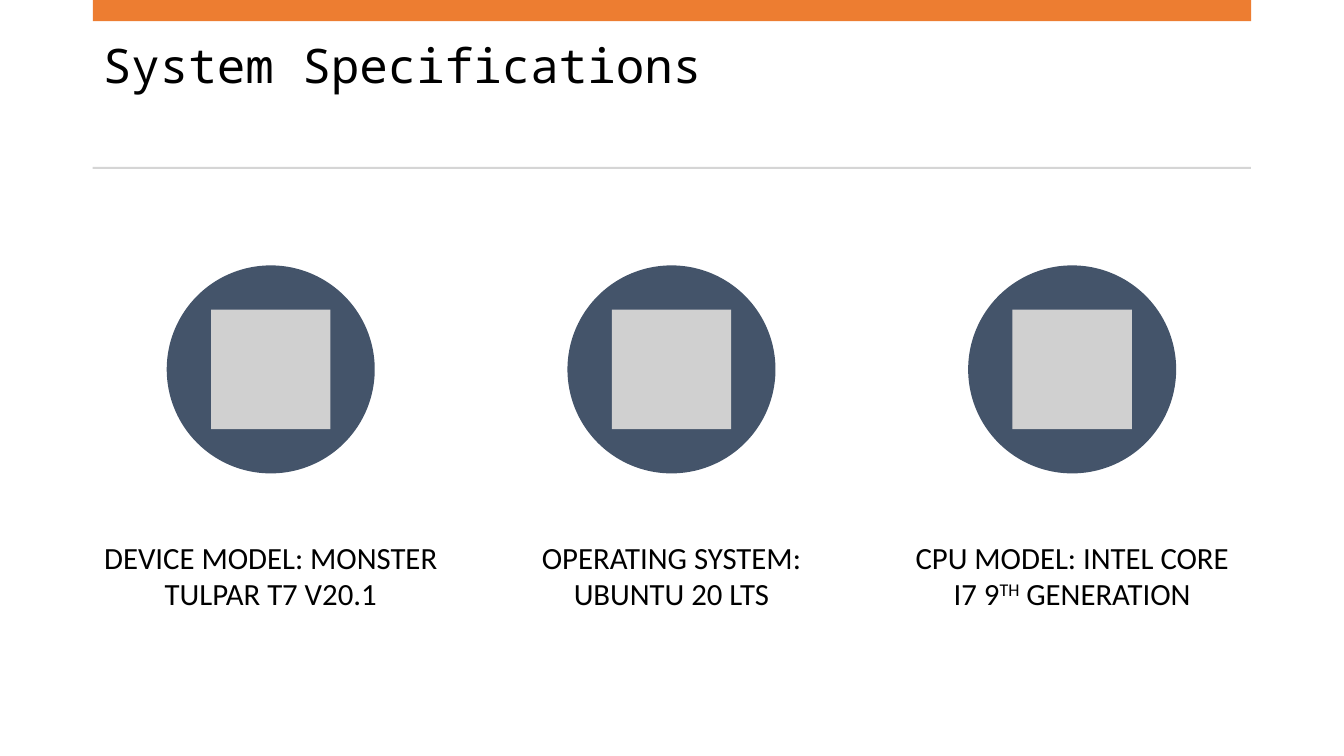
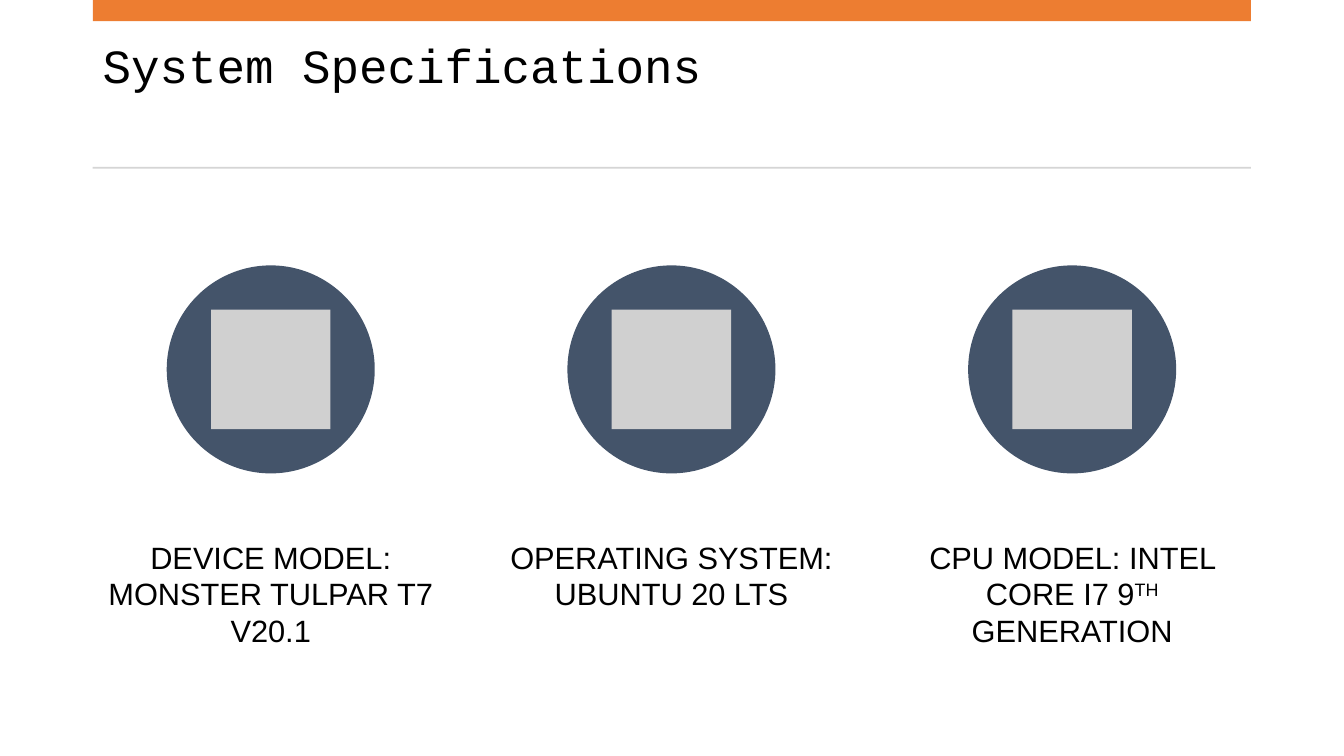
Before and after one commit to hasancpp/CS350-Operating-Systems-Project, a slide deck: slide 13 of progress_report.pptx (slide 12 before the commit). Drawn at 1344x756 pixels with LibreOffice and Linux fonts; fonts in the diff are those of the drawing; grey boxes stand for pictures. Boxes give left, top, right and bottom in pixels: in the first picture for what was removed or moved away, otherwise in the second. Text is boxed around its words. In the diff, an @@ line names an element or a change of style, - is before the commit and + after.

```diff
--- a/progress_report.pptx
+++ b/progress_report.pptx
@@ text "System Specifications" at [103,48,701,93]: font Noto Sans Mono to Courier New @@
@@ font Calibri to Arial in 3 elements at [108,547,433,643], [510,547,833,606], [929,547,1216,643] @@
```
Also in this commit, not shown: 13 other slides changed, 2 slides added, 17 other files.
